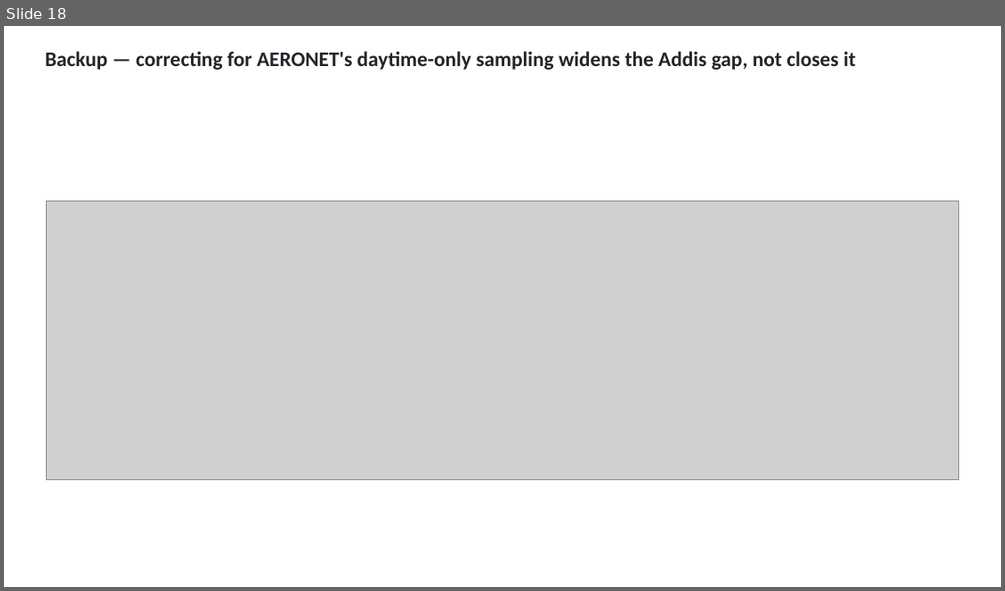
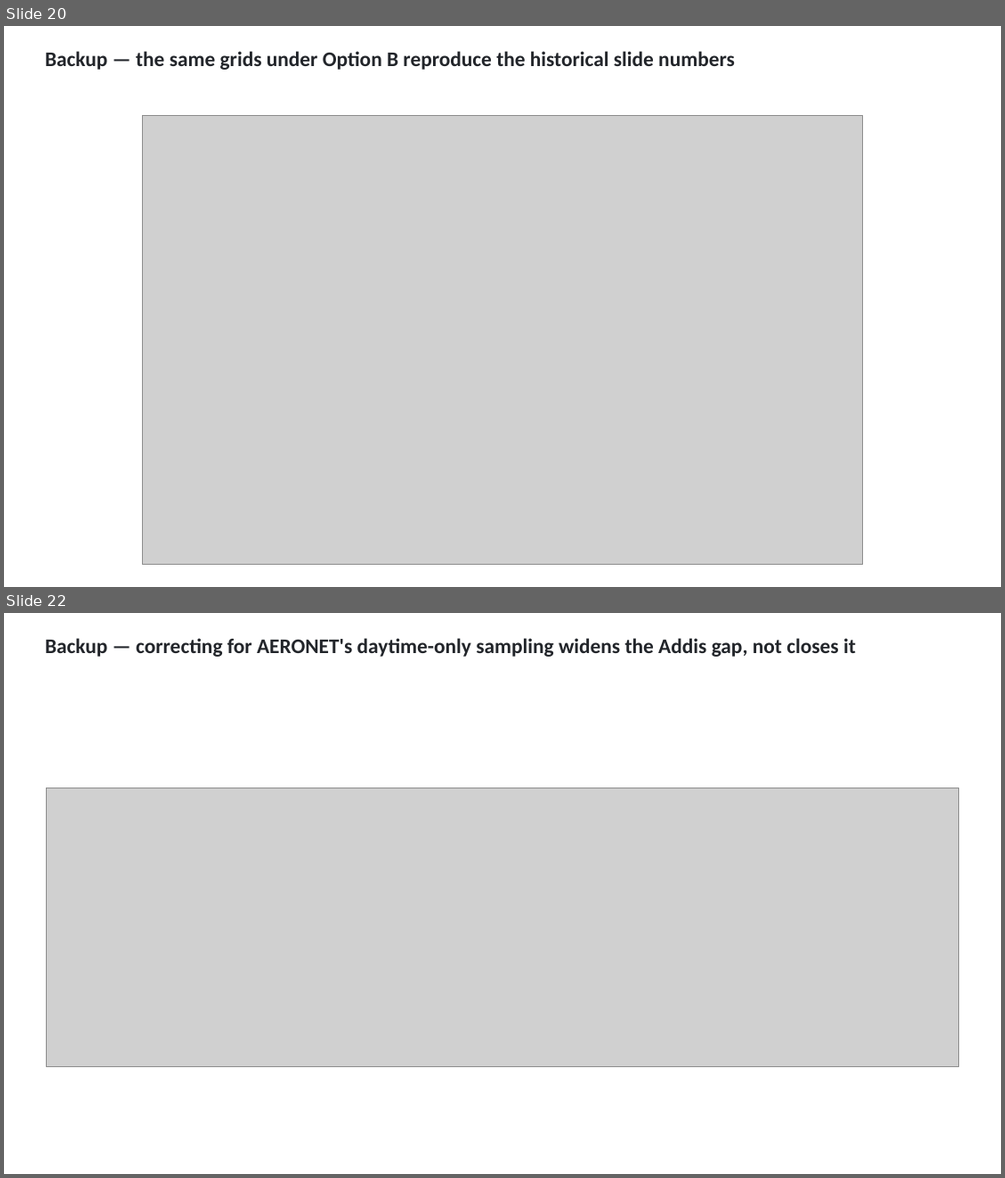
Before and after one commit to ahzs645/aethmodular, a slide deck: deliverables/ann_update_2026-08-25/ann_update_2026-08-25.pptx. Shown one above the other, each under a label of ours: slide 18 before the commit, slides 20 and 22 after it; the slides between them are not shown. The pictures are 1005x591 and 1005x1178 pixels, drawn with LibreOffice and Linux fonts; fonts in the diff are those of the drawing; grey boxes stand for pictures. Boxes give left, top, right and bottom in pixels: in the first picture for what was removed or moved away, otherwise in the second. Text is boxed around its words. In the diff, an @@ line names an element or a change of style, - is before the commit and + after.

```diff
--- a/deliverables/ann_update_2026-08-25/ann_update_2026-08-25.pptx
+++ b/deliverables/ann_update_2026-08-25/ann_update_2026-08-25.pptx
@@ slide 20 added at [4,26,1001,587], background #FFFFFF @@
@@ text added at [45,51,735,70], 20 pt, text #22252A, bold @@
+Backup — the same grids under Option B reproduce the historical slide numbers
@@ picture added at [142,116,863,564] @@
@@ what was slide 18 is now slide 22 @@
```
Also in this commit, not shown: 1 slide changed, 3 other slides added, 6 other files.
